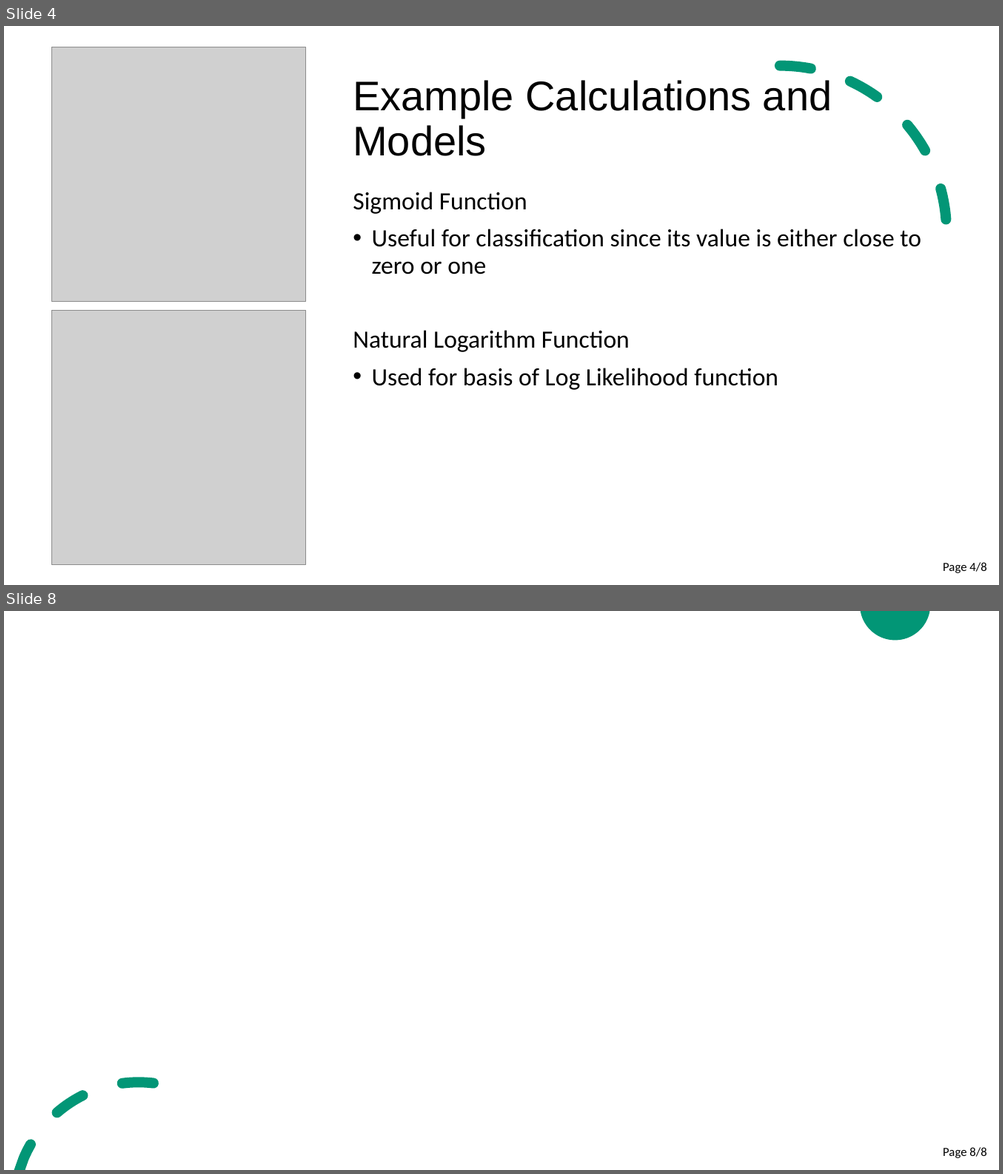
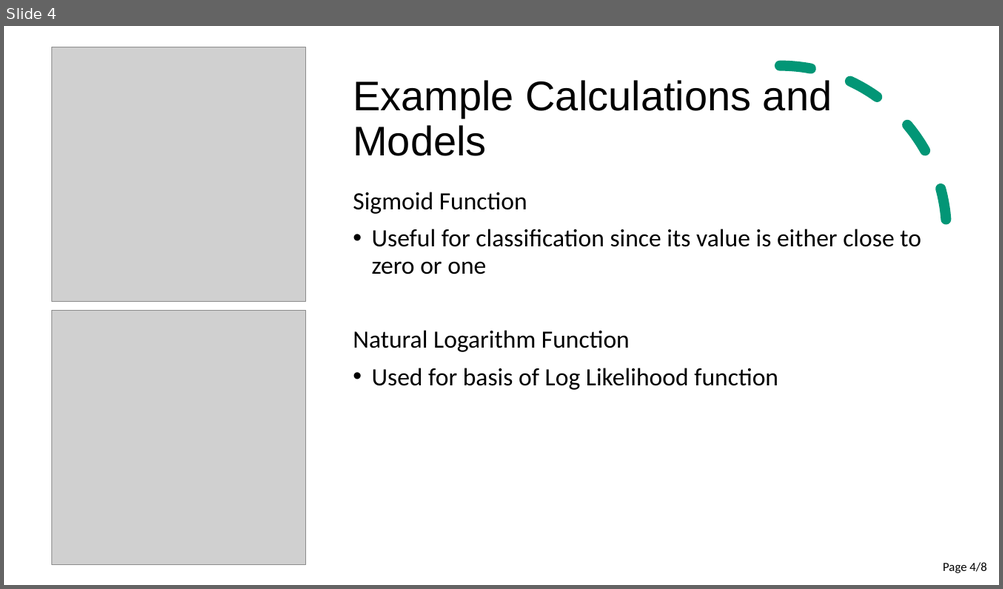
Before and after one commit to cer-hunter/OAR-CAS741, a slide deck: docs/Presentations/SRSPresentation/SRSPresentation.pptx. Shown one above the other, each under a label of ours: slides 4 and 8 before the commit, slide 4 after it; the slides between them are not shown. The pictures are 1003x1174 and 1003x589 pixels, drawn with LibreOffice and Linux fonts; fonts in the diff are those of the drawing; grey boxes stand for pictures. Boxes give left, top, right and bottom in pixels: in the first picture for what was removed or moved away, otherwise in the second. Text is boxed around its words. In the diff, an @@ line names an element or a change of style, - is before the commit and + after.

```diff
--- a/docs/Presentations/SRSPresentation/SRSPresentation.pptx
+++ b/docs/Presentations/SRSPresentation/SRSPresentation.pptx
@@ slide 8 removed at [4, 611, 999, 1170], background #FFFFFF; not listed: 2 template elements that a slide beside it also shows @@
@@ page number removed at [942, 1147, 986, 1159] @@
-Page 8/8
```
Also in this commit, not shown: 2 slides changed, 2 slides added, 1 other slide removed.
